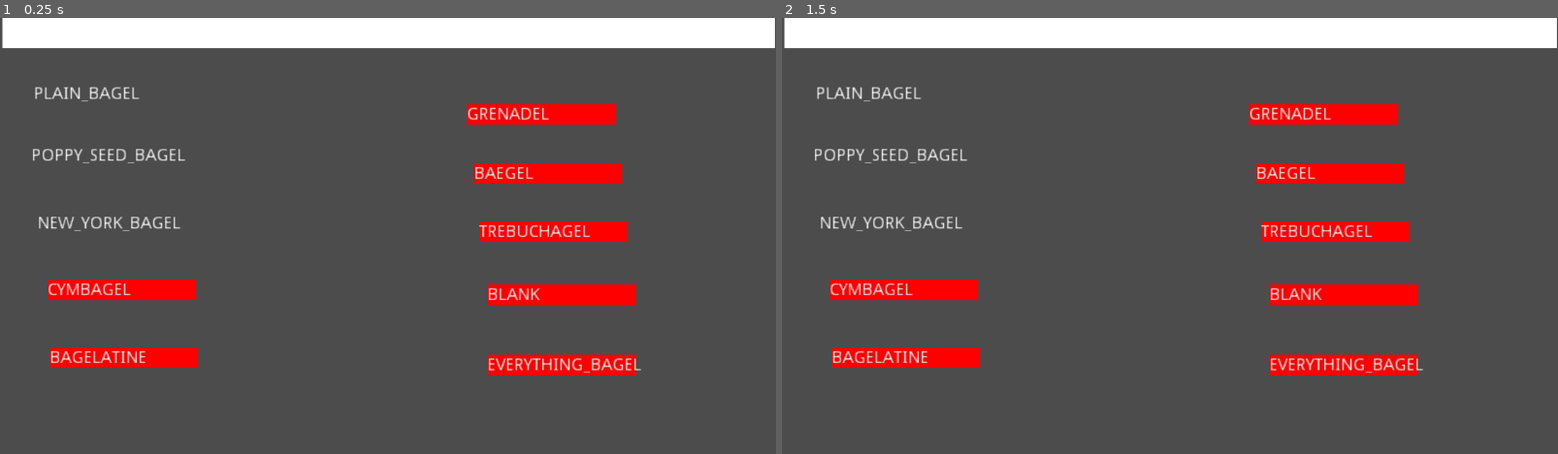
Above: before the commit, frames 1-2 (left to right).
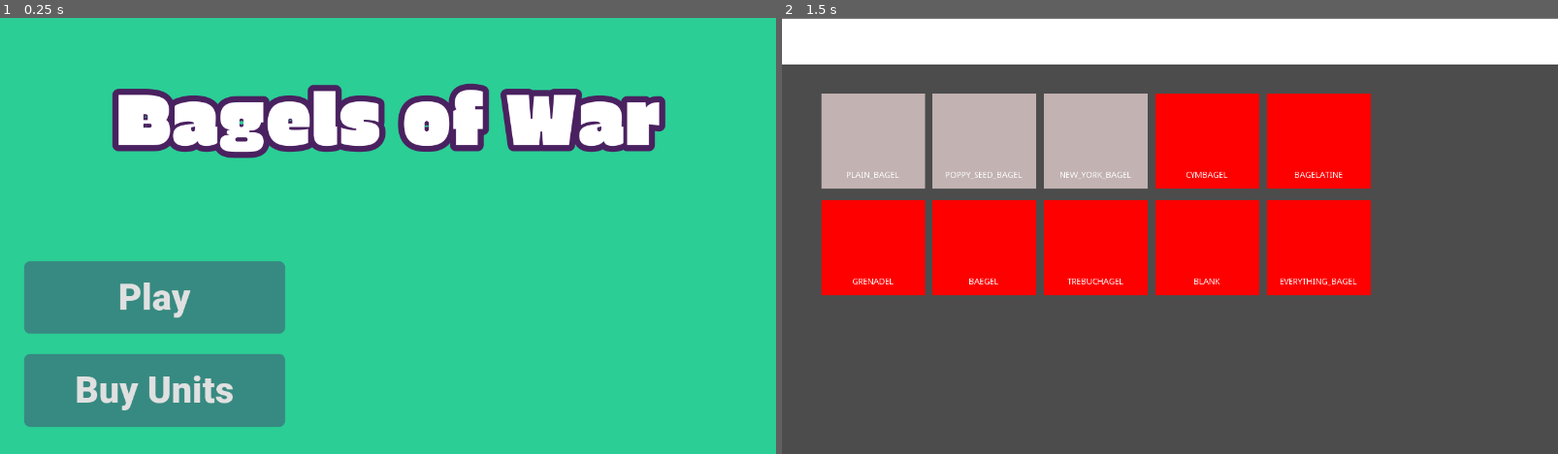
Above: after the commit, the same moments.

Repository: Boyquotes/mtx-project
Game: Godot game, scene res://src/scenes/TitleScreen.tscn
Same seed, same stepped clock (60 frames per second), same inputs: the game is played once before the commit and once after it. Before the commit the project starts from res://src/scenes/select_scene/UnitSelectScreen.tscn.
Inputs (mouse positions are in pixels of both pictures, inside the frame that each line leads up to):
- Up to frame 1 (0.25 s): no input
- Up to frame 2 (1.5 s): click (937, 297) at 0.5 s, where only the run after the commit has a clickable "Play"; tap Enter at 1.25 s; move the mouse to (1340, 214) at 1.27 s; tap 1 (spawn_1) at 1.35 s

The runs differ from the first frame. In frame 1, 100% of the frame differs, in the area x 0-100%, y 0-100%; in frame 2, 34%.

Commit message:
some ui changes

Diff:
--- a/project.godot
+++ b/project.godot
@@ -11,7 +11,7 @@
 [application]
 
 config/name="Age of Gacha"
-run/main_scene="res://src/scenes/select_scene/UnitSelectScreen.tscn"
+run/main_scene="res://src/scenes/TitleScreen.tscn"
 config/icon="res://icon.png"
 
 [autoload]
--- a/src/objects/units/assets/MeleeSoldier.tres
+++ b/src/objects/units/assets/MeleeSoldier.tres
@@ -1,16 +1,13 @@
-[gd_resource type="SpriteFrames" load_steps=4 format=2]
+[gd_resource type="SpriteFrames" load_steps=5 format=2]
 
 [ext_resource path="res://src/objects/units/assets/BlueCube.png" type="Texture" id=1]
+[ext_resource path="res://src/objects/units/assets/bageltest2.png" type="Texture" id=2]
+[ext_resource path="res://src/objects/units/assets/bageltest1.png" type="Texture" id=3]
 
 [sub_resource type="AtlasTexture" id=3]
 flags = 4
 atlas = ExtResource( 1 )
 region = Rect2( 0, 64, 64, 64 )
-
-[sub_resource type="AtlasTexture" id=4]
-flags = 4
-atlas = ExtResource( 1 )
-region = Rect2( 0, 0, 64, 64 )
 
 [resource]
 animations = [ {
@@ -19,7 +16,7 @@
 "name": "attack",
 "speed": 2.0
 }, {
-"frames": [ SubResource( 4 ) ],
+"frames": [ ExtResource( 3 ), ExtResource( 2 ) ],
 "loop": false,
 "name": "idle",
 "speed": 5.0
--- a/src/scenes/TitleScreen.gd
+++ b/src/scenes/TitleScreen.gd
@@ -5,7 +5,7 @@
 
 
 func _on_PlayButton_button_up():
-	get_tree().change_scene("res://src/scenes/UnitSelectScreen.tscn")
+	get_tree().change_scene("res://src/scenes/select_scene/UnitSelectScreen.tscn")
 
 
 func _on_BuyUnitButton_button_up():
--- a/src/scenes/TitleScreen.tscn
+++ b/src/scenes/TitleScreen.tscn
@@ -1,10 +1,8 @@
-[gd_scene load_steps=12 format=2]
+[gd_scene load_steps=11 format=2]
 
 [ext_resource path="res://src/data/Fonts/EricaOne-Regular.ttf" type="DynamicFontData" id=1]
 [ext_resource path="res://src/data/Fonts/Roboto-Black.ttf" type="DynamicFontData" id=2]
 [ext_resource path="res://src/scenes/TitleScreen.gd" type="Script" id=3]
-[ext_resource path="res://src/scenes/select_scene/UnitSelectScreen.tscn" type="PackedScene" id=4]
-
 
 [sub_resource type="DynamicFont" id=1]
 size = 120
@@ -69,7 +67,6 @@
 size_flags_horizontal = 3
 size_flags_vertical = 3
 script = ExtResource( 3 )
-unitSelectScreen = ExtResource( 4 )
 
 [node name="ColorRect" type="ColorRect" parent="."]
 anchor_right = 1.0
--- a/src/scenes/select_scene/UnitSelectButton.tscn
+++ b/src/scenes/select_scene/UnitSelectButton.tscn
@@ -5,22 +5,30 @@
 [node name="UnitSelectButton" type="Node2D"]
 script = ExtResource( 1 )
 
+[node name="BKG" type="ColorRect" parent="."]
+margin_top = -2.0
+margin_right = 171.0
+margin_bottom = 155.0
+color = Color( 0.760784, 0.698039, 0.698039, 1 )
+
 [node name="ColorRect" type="ColorRect" parent="."]
 margin_top = -2.0
-margin_right = 122.0
-margin_bottom = 15.0
+margin_right = 171.0
+margin_bottom = 155.0
 
 [node name="Label" type="Label" parent="."]
-margin_right = 40.0
-margin_bottom = 14.0
+margin_left = 3.0
+margin_top = 126.0
+margin_right = 167.0
+margin_bottom = 157.0
 text = "
 "
+align = 1
 
 [node name="Button" type="Button" parent="."]
-modulate = Color( 0.65098, 0.65098, 0.65098, 0 )
-margin_left = -2.0
+modulate = Color( 1, 1, 1, 0 )
 margin_top = -2.0
-margin_right = 118.0
-margin_bottom = 18.0
+margin_right = 171.0
+margin_bottom = 155.0
 
 [connection signal="pressed" from="Button" to="." method="_on_Button_pressed"]
--- a/src/scenes/select_scene/UnitSelectScreen.tscn
+++ b/src/scenes/select_scene/UnitSelectScreen.tscn
@@ -8,62 +8,62 @@
 
 [node name="Camera2D" type="Camera2D" parent="."]
 current = true
-zoom = Vector2( 0.5, 0.5 )
 
 [node name="UnitSelectingManager" type="Node2D" parent="."]
 position = Vector2( -153, -2 )
 script = ExtResource( 2 )
 
 [node name="UnitSelectButton" parent="UnitSelectingManager" instance=ExtResource( 1 )]
-position = Vector2( -139, -122 )
+position = Vector2( -422, -231 )
 
 [node name="UnitSelectButton5" parent="UnitSelectingManager" instance=ExtResource( 1 )]
-position = Vector2( 235, 44 )
+position = Vector2( 129, -55 )
 unit_type = 8
 
 [node name="UnitSelectButton6" parent="UnitSelectingManager" instance=ExtResource( 1 )]
-position = Vector2( -141, -71 )
+position = Vector2( -239, -231 )
 unit_type = 2
 
 [node name="UnitSelectButton2" parent="UnitSelectingManager" instance=ExtResource( 1 )]
-position = Vector2( -126, 96 )
+position = Vector2( 313, -231 )
 unit_type = 4
 
 [node name="UnitSelectButton8" parent="UnitSelectingManager" instance=ExtResource( 1 )]
-position = Vector2( 218, -105 )
+position = Vector2( -422, -55 )
 unit_type = 5
 
 [node name="UnitSelectButton7" parent="UnitSelectingManager" instance=ExtResource( 1 )]
-position = Vector2( 224, -56 )
+position = Vector2( -239, -55 )
 unit_type = 6
 
 [node name="UnitSelectButton3" parent="UnitSelectingManager" instance=ExtResource( 1 )]
-position = Vector2( -128, 40 )
+position = Vector2( 129, -231 )
 unit_type = 3
 
 [node name="UnitSelectButton11" parent="UnitSelectingManager" instance=ExtResource( 1 )]
-position = Vector2( 228, -8 )
+position = Vector2( -55, -55 )
 unit_type = 7
 
 [node name="UnitSelectButton4" parent="UnitSelectingManager" instance=ExtResource( 1 )]
-position = Vector2( 235, 102 )
+position = Vector2( 313, -55 )
 unit_type = 9
 
 [node name="UnitSelectButton9" parent="UnitSelectingManager" instance=ExtResource( 1 )]
-position = Vector2( -136, -15 )
+position = Vector2( -55, -231 )
 unit_type = 1
 
 [node name="PlayButton" type="Button" parent="UnitSelectingManager"]
-margin_left = 114.0
-margin_top = -9.0
-margin_right = 191.0
-margin_bottom = 11.0
+margin_left = 691.0
+margin_top = 322.0
+margin_right = 768.0
+margin_bottom = 342.0
+rect_pivot_offset = Vector2( 39, 10 )
 text = "Play"
 
 [node name="ColorRect" type="ColorRect" parent="."]
-margin_left = -318.0
-margin_top = -181.0
-margin_right = 319.0
-margin_bottom = -155.0
+margin_left = -640.0
+margin_top = -359.0
+margin_right = 640.0
+margin_bottom = -283.0
 
 [connection signal="pressed" from="UnitSelectingManager/PlayButton" to="UnitSelectingManager" method="_on_PlayButton_pressed"]
Binary file added: src/objects/units/assets/bageltest1.png
Not shown, added: src/objects/units/assets/bageltest1.png.import
Binary file added: src/objects/units/assets/bageltest2.png
Not shown, added: src/objects/units/assets/bageltest2.png.import
